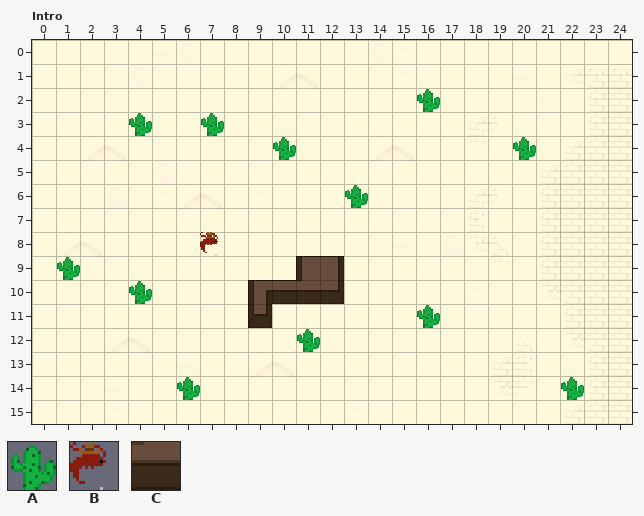
A LDtk project gets an edit: World.ldtk. The picture above was drawn from the file before the commit.
Cells are 16x16 px. Shown: Intro x 0..24, y 0..15.
Key: from "Cacti": A 2; from "Shrimp": B 0; from "Walls": C 1 "Walls".
_ is an empty cell.
Objects are placed by their top-left corner, in cells (3,4 is the top-left corner of cell 3,4); size is 1x1 cell unless given.
Layers that did not change in this view are not listed.
Layer "Walls" before, first column x 0:
 0 _________________________
 1 _________________________
 2 _________________________
 3 _________________________
 4 _________________________
 5 _________________________
 6 _________________________
 7 _________________________
 8 _________________________
 9 ___________CC____________
10 _________CCCC____________
11 _________C_______________
12 _________________________
13 _________________________
14 _________________________
15 _________________________
Objects on layer "Actors" before:
B "Player" at 7,8
A "Cactus" at 13,6
A "Cactus" at 10,4
A "Cactus" at 4,3
A "Cactus" at 4,10
A "Cactus" at 11,12
A "Cactus" at 20,4
A "Cactus_Tall" at 22,13 size 1x2
A "Cactus" at 16,11
A "Cactus_Tall" at 6,13 size 1x2
A "Cactus_Tall" at 1,8 size 1x2
A "Cactus_Tall" at 7,2 size 1x2
A "Cactus_Tall" at 16,1 size 1x2
After the commit:
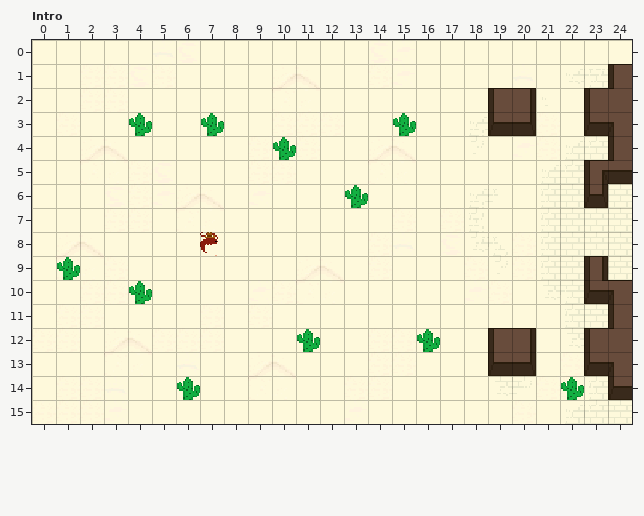
Commit message: Small layer sorting tweaks and base for level
What changed:
Changed rows in their new state; . is an unchanged cell.
Layer "Walls":
first column x 9:
 1 ...............C
 2 ..........CC..CC
 3 ..........CC..CC
 4 ...............C
 5 ..............CC
 6 ..............C.
 9 ..__..........C.
10 ____..........CC
11 _..............C
12 ..........CC..CC
13 ..........CC..CC
14 ...............C
Layer "Actors":
changed: A "Cactus" at 20,4 -> A "Cactus" at 15,3
changed: A "Cactus" at 16,11 -> A "Cactus" at 16,12
removed: A "Cactus_Tall" at 16,1 size 1x2
